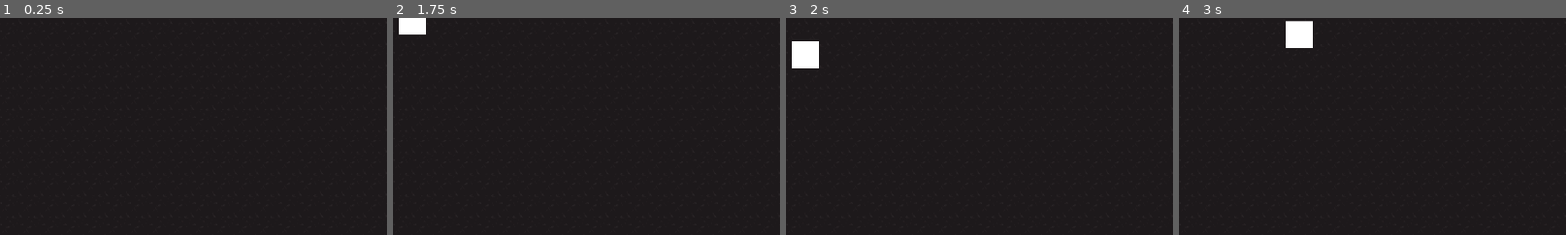
Above: before the commit, frames 1-4 (left to right).
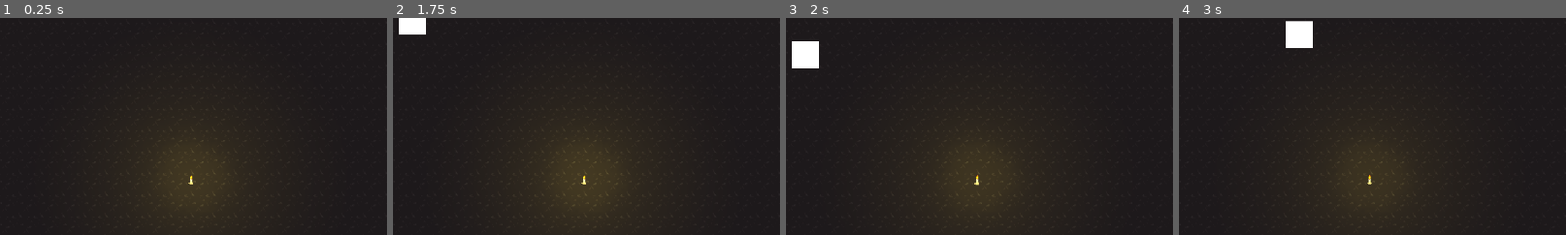
Above: after the commit, the same moments.

Repository: ErellueM/endless-dusk
Game: Godot game, scene res://maps/map_1.tscn
Same seed, same stepped clock (60 frames per second), same inputs: the game is played once before the commit and once after it.
Inputs:
- Up to frame 1 (0.25 s): no input
- Up to frame 2 (1.75 s): tap Enter at 0.5 s; hold Right (ui_right) 0.53-1.28 s; hold Down (ui_down) from 1.28 s (still down)
- Up to frame 3 (2 s): keep holding Down (ui_down)
- Up to frame 4 (3 s): release Down (ui_down) at 2.03 s; hold Right (ui_right) 2.03-2.78 s; hold Up (ui_up) from 2.78 s (still down)
The pictures show only the part of the screen within x 11-60%, y 13-63%; the shares and areas given below are measured in that part.

The runs differ from the first frame. In frame 1, 5.4% of the frame differs, in the area x 35-64%, y 51-97%; in frame 2, 6.2%, in the area x 35-65%, y 50-97%; in frame 3, 4.4%; in frame 4, 3.7%.

Commit message:
Add Candle Light Source

Diff:
--- /dev/null
+++ b/main/environments/lightSources/candle_1.gd
@@ -0,0 +1,28 @@
+extends Node2D
+
+@onready var flame = $CandleFrames       # passe das an, wenn dein Node anders heißt
+@onready var light = $Flame            # ggf. anpassen, z. B. $Light oder $CandleLight
+
+var t := 0.0
+
+func _ready():
+	# Animation starten
+	if flame:
+		flame.play()
+	randomize()
+
+func _process(delta):
+	t += delta
+
+	# --- Flackernde Lichtintensität ---
+	# Kombination aus Sinus und leichtem Zufall für natürliches „Atem“-Flackern
+	if light:
+		var base_energy = 1.2
+		var sin_wave = 0.1 * sin(t * 8.0)     # sanftes rhythmisches Schwanken
+		var random_flick = randf() * 0.1      # unregelmäßige Schwankung
+		light.energy = base_energy + sin_wave + random_flick
+
+	# --- Optional: Flamme leicht skalieren ---
+	if flame:
+		var flick_scale = 1.0 + 0.05 * sin(t * 10.0) + randf() * 0.03
+		flame.scale = Vector2(1, flick_scale)
--- /dev/null
+++ b/main/environments/lightSources/candle_1.tscn
@@ -0,0 +1,43 @@
+[gd_scene load_steps=8 format=3 uid="uid://cycdm305tvfx5"]
+
+[ext_resource type="Script" uid="uid://bhliq56uvinxb" path="res://main/environments/lightSources/candle_1.gd" id="1_38ot0"]
+[ext_resource type="Texture2D" uid="uid://b5gvna6smyyre" path="res://assets/art/decoration/lightSources/candle/candleA_01.png" id="1_64478"]
+[ext_resource type="Texture2D" uid="uid://dig6wswdjc163" path="res://assets/art/decoration/lightSources/candle/candleA_02.png" id="2_onlw0"]
+[ext_resource type="Texture2D" uid="uid://c8hevfeurb3ji" path="res://assets/art/decoration/lightSources/candle/candleA_03.png" id="3_38ot0"]
+[ext_resource type="Texture2D" uid="uid://hws8w1ne8e3g" path="res://assets/art/decoration/lightSources/candle/candleA_04.png" id="4_fxxsg"]
+[ext_resource type="Texture2D" uid="uid://bfg2vry3yxcrl" path="res://assets/art/decoration/lightSources/gradiant/128x128 textures (81).png" id="5_onlw0"]
+
+[sub_resource type="SpriteFrames" id="SpriteFrames_pper1"]
+animations = [{
+"frames": [{
+"duration": 1.0,
+"texture": ExtResource("1_64478")
+}, {
+"duration": 1.0,
+"texture": ExtResource("2_onlw0")
+}, {
+"duration": 1.0,
+"texture": ExtResource("3_38ot0")
+}, {
+"duration": 1.0,
+"texture": ExtResource("4_fxxsg")
+}],
+"loop": true,
+"name": &"default",
+"speed": 8.0
+}]
+
+[node name="candle_1" type="Node2D"]
+script = ExtResource("1_38ot0")
+
+[node name="CandleFrames" type="AnimatedSprite2D" parent="."]
+sprite_frames = SubResource("SpriteFrames_pper1")
+autoplay = "default"
+frame = 1
+frame_progress = 0.8885601
+
+[node name="Flame" type="PointLight2D" parent="."]
+position = Vector2(0, -1)
+color = Color(0.99607843, 0.96862745, 0.19215687, 1)
+texture = ExtResource("5_onlw0")
+texture_scale = 4.0
--- a/maps/map_1.tscn
+++ b/maps/map_1.tscn
@@ -1,7 +1,8 @@
-[gd_scene load_steps=7 format=4 uid="uid://coyy300hfesg2"]
+[gd_scene load_steps=8 format=4 uid="uid://coyy300hfesg2"]
 
 [ext_resource type="Texture2D" uid="uid://4uyrq35kk1gj" path="res://assets/art/mapTilesets/mainlevbuild.png" id="1_p5fey"]
 [ext_resource type="PackedScene" uid="uid://c0mcgac7knbxt" path="res://main/entities/player.tscn" id="2_bbd8t"]
+[ext_resource type="PackedScene" uid="uid://cycdm305tvfx5" path="res://main/environments/lightSources/candle_1.tscn" id="3_ae8pb"]
 
 [sub_resource type="TileSetAtlasSource" id="TileSetAtlasSource_p5fey"]
 texture = ExtResource("1_p5fey")
@@ -1106,3 +1107,6 @@
 rendering_quadrant_size = 32
 
 [node name="Player" parent="." instance=ExtResource("2_bbd8t")]
+
+[node name="candle_1" parent="." instance=ExtResource("3_ae8pb")]
+position = Vector2(405, 324)
Not shown, added: assets/art/characters/Tiny RPG Character Asset Pack v1.03 -Free Soldier&Orc/Arrow(Projectile)/Arrow01(100x100).png.import
Not shown, added: assets/art/characters/Tiny RPG Character Asset Pack v1.03 -Free Soldier&Orc/Arrow(Projectile)/Arrow01(32x32).png.import
Not shown, added: assets/art/characters/Tiny RPG Character Asset Pack v1.03 -Free Soldier&Orc/Characters(100x100)/Orc/Orc with shadows/Orc-Attack01.png.import
Not shown, added: assets/art/characters/Tiny RPG Character Asset Pack v1.03 -Free Soldier&Orc/Characters(100x100)/Orc/Orc with shadows/Orc-Attack02.png.import
Not shown, added: assets/art/characters/Tiny RPG Character Asset Pack v1.03 -Free Soldier&Orc/Characters(100x100)/Orc/Orc with shadows/Orc-Death.png.import
Not shown, added: assets/art/characters/Tiny RPG Character Asset Pack v1.03 -Free Soldier&Orc/Characters(100x100)/Orc/Orc with shadows/Orc-Hurt.png.import
Not shown, added: assets/art/characters/Tiny RPG Character Asset Pack v1.03 -Free Soldier&Orc/Characters(100x100)/Orc/Orc with shadows/Orc-Idle.png.import
Not shown, added: assets/art/characters/Tiny RPG Character Asset Pack v1.03 -Free Soldier&Orc/Characters(100x100)/Orc/Orc with shadows/Orc-Walk.png.import
Not shown, added: assets/art/characters/Tiny RPG Character Asset Pack v1.03 -Free Soldier&Orc/Characters(100x100)/Orc/Orc with shadows/Orc.png.import
Not shown, added: assets/art/characters/Tiny RPG Character Asset Pack v1.03 -Free Soldier&Orc/Characters(100x100)/Orc/Orc(Split Effects)/Orc-attack01_Effect.png.import
Not shown, added: assets/art/characters/Tiny RPG Character Asset Pack v1.03 -Free Soldier&Orc/Characters(100x100)/Orc/Orc(Split Effects)/Orc-attack02_Effect.png.import
Not shown, added: assets/art/characters/Tiny RPG Character Asset Pack v1.03 -Free Soldier&Orc/Characters(100x100)/Orc/Orc(Split Effects)/Orc.png.import
(and 86 more such lines)
